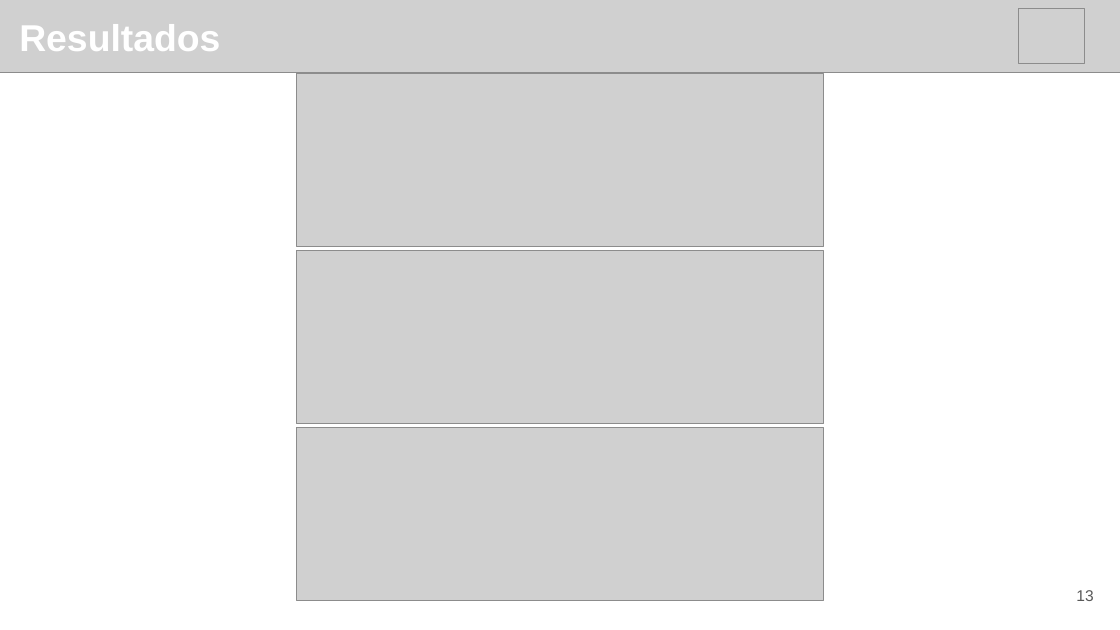
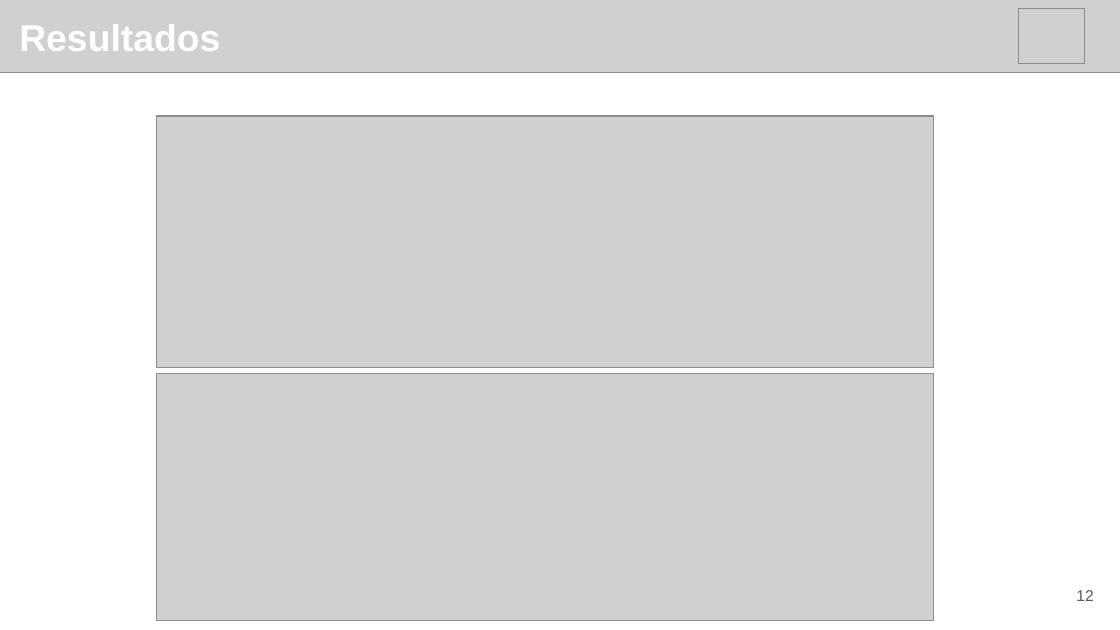
Before and after one commit to edgar-ramxs/RecSysUnab, a slide deck: slide 12 of docs/presentacion.pptx (slide 13 before the commit). Drawn at 1120x630 pixels with LibreOffice and Linux fonts; fonts in the diff are those of the drawing; grey boxes stand for pictures. Boxes give left, top, right and bottom in pixels: in the first picture for what was removed or moved away, otherwise in the second. Text is boxed around its words. In the diff, an @@ line names an element or a change of style, - is before the commit and + after.

```diff
--- a/docs/presentacion.pptx
+++ b/docs/presentacion.pptx
@@ picture removed at (297, 74, 823, 246) @@
@@ picture: place and size @@
-picture at (297, 251, 823, 423)
+picture at (157, 116, 933, 368)
@@ picture added at (157, 374, 933, 622) @@
@@ picture removed at (297, 428, 823, 600) @@
@@ page number at (1076, 590, 1093, 601): text changed @@
-13
+12
```
Also in this commit, not shown: 4 other slides changed, 1 slide removed, 2 other files.
